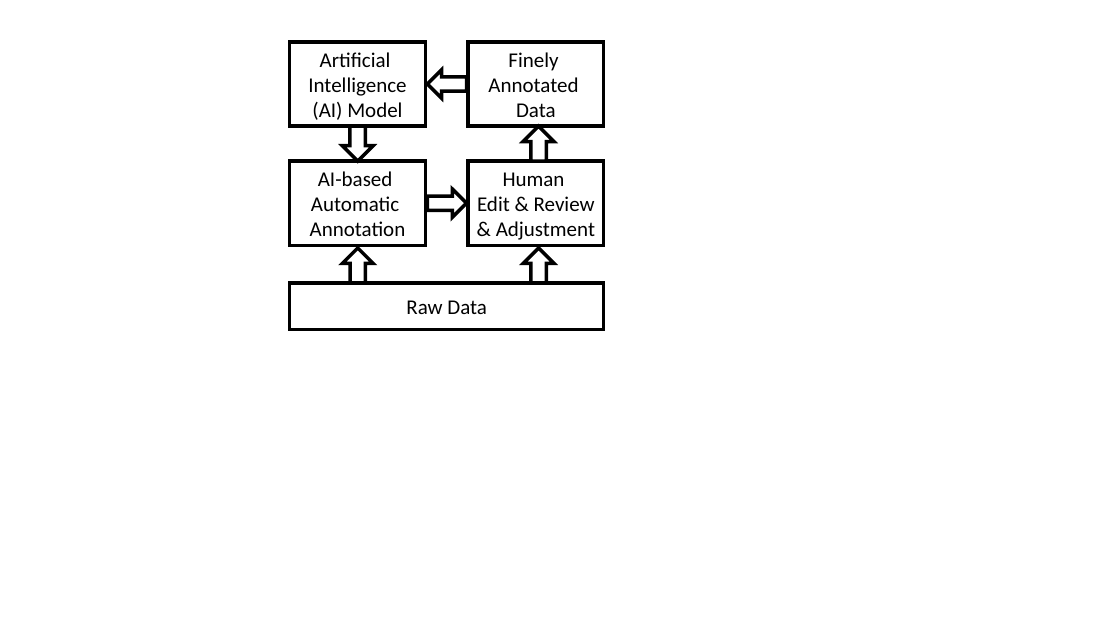
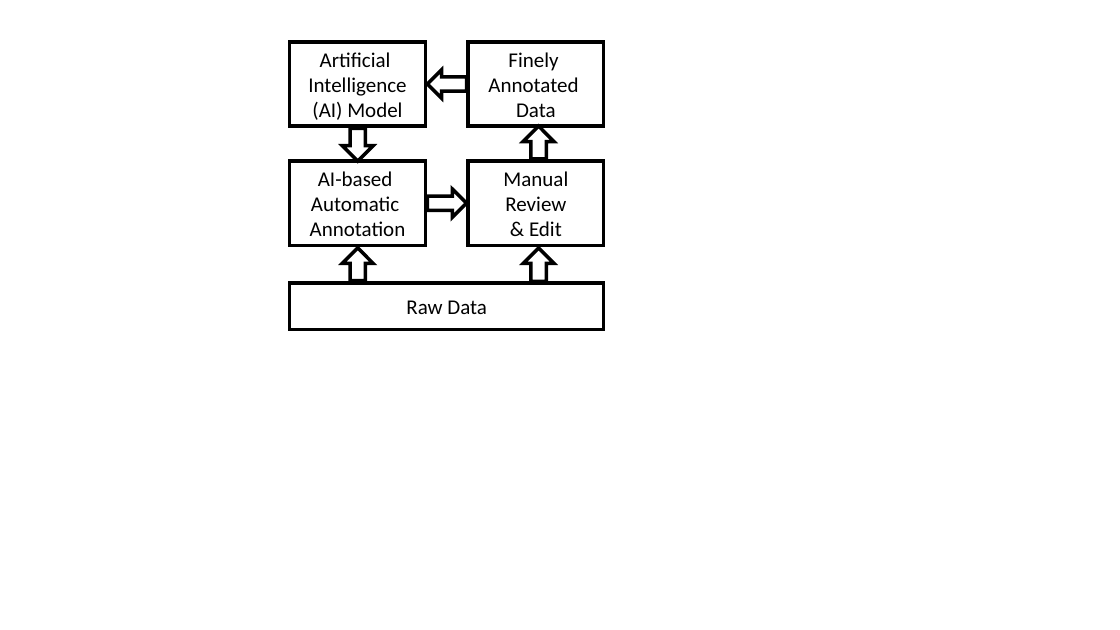
Before and after one commit to naurril/labeltool-paper, a slide deck: slide 1 of fig.pptx. Drawn at 1120x630 pixels with LibreOffice and Linux fonts; fonts in the diff are those of the drawing. Boxes give left, top, right and bottom in pixels: in the first picture for what was removed or moved away, otherwise in the second. Text is boxed around its words. In the diff, an @@ line names an element or a change of style, - is before the commit and + after.

```diff
--- a/fig.pptx
+++ b/fig.pptx
@@ text in rectangle at (x1=503, y1=171, x2=568, y2=236): text changed @@
-Human
-Edit & Review & Adjustment
+Manual
+Review
+& Edit
```
Also in this commit, not shown: 4 other files.
